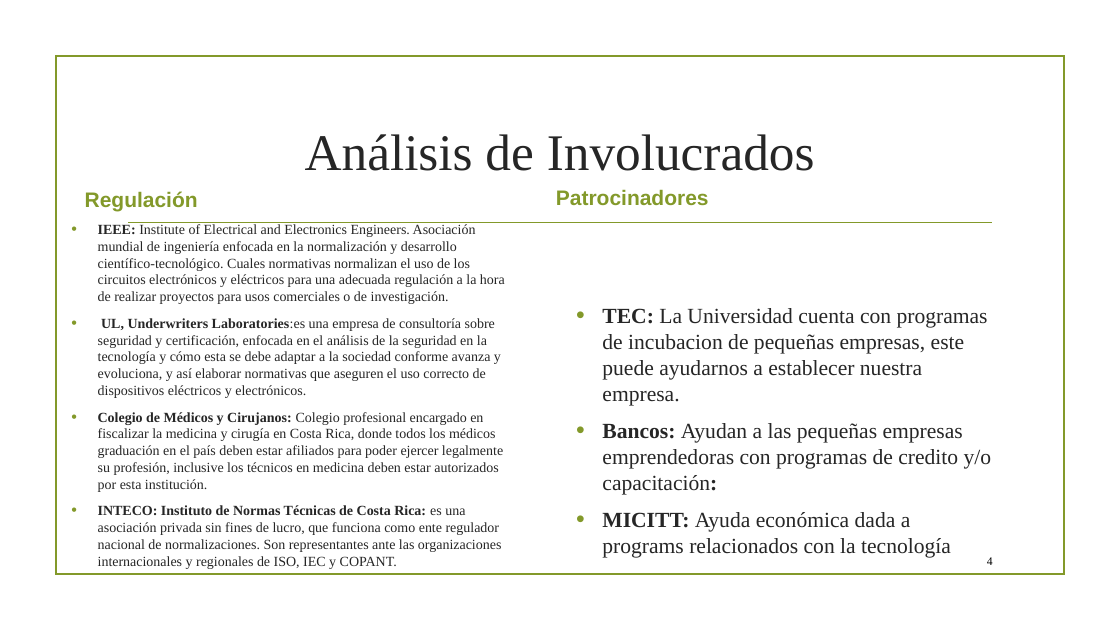
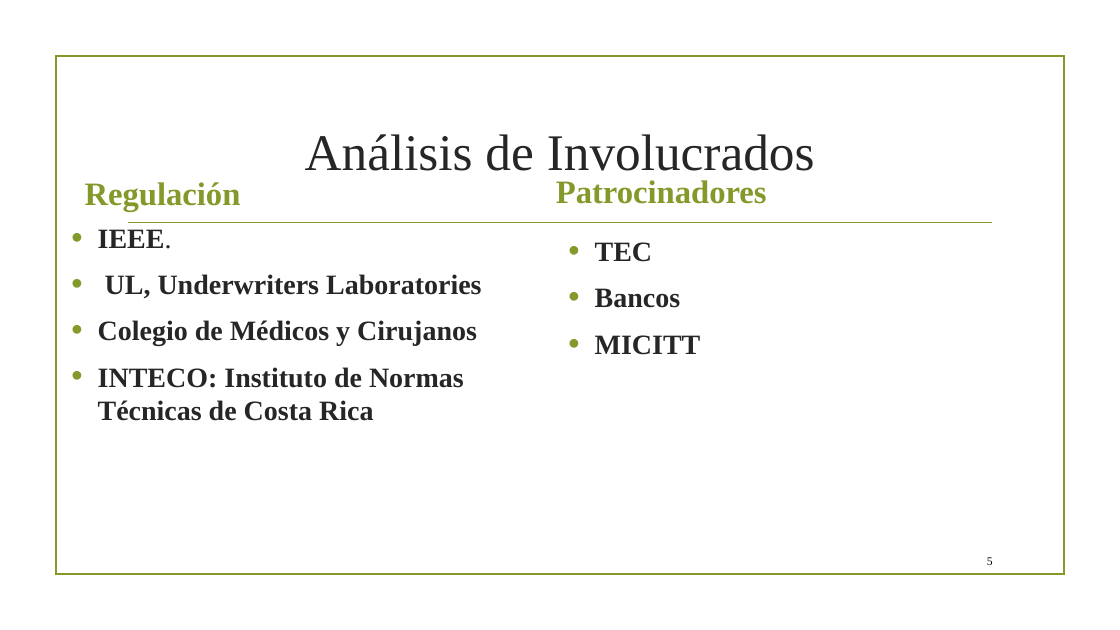
Before and after one commit to Angeloib98/BIATRONIC, a slide deck: slide 5 of Presentación Semana 2.pptx (slide 4 before the commit). Drawn at 1120x630 pixels with LibreOffice and Linux fonts; fonts in the diff are those of the drawing; background and template pictures are left out. Boxes give left, top, right and bottom in pixels: in the first picture for what was removed or moved away, otherwise in the second. Text is boxed around its words. In the diff, an @@ line names an element or a change of style, - is before the commit and + after.

```diff
--- a/Presentación Semana 2.pptx
+++ b/Presentación Semana 2.pptx
@@ text "Regulación" at [85, 182, 241, 211]: size 18 to 28 pt, font Arial to Times New Roman @@
@@ text "Patrocinadores" at [556, 180, 767, 204]: size 18 to 28 pt, font Arial to Times New Roman @@
@@ text at [98, 229, 481, 421]: text changed; size 12 to 24 pt; bold on @@
-• IEEE: Institute of Electrical and Electronics Engineers. Asociación mundial de ingeniería enfocada en la normalización y desarrollo científico-tecnológico. Cuales normativas normalizan el uso de los circuitos electrónicos y eléctricos para una adecuada regulación a la hora de realizar proyectos para usos comerciales o de investigación.
-• UL, Underwriters Laboratories:es una empresa de consultoría sobre seguridad y certificación, enfocada en el análisis de la seguridad en la tecnología y cómo esta se debe adaptar a la sociedad conforme avanza y evoluciona, y así elaborar normativas que aseguren el uso correcto de dispositivos eléctricos y electrónicos.
-• Colegio de Médicos y Cirujanos: Colegio profesional encargado en fiscalizar la medicina y cirugía en Costa Rica, donde todos los médicos graduación en el país deben estar afiliados para poder ejercer legalmente su profesión, inclusive los técnicos en medicina deben estar autorizados por esta institución.
-• INTECO: Instituto de Normas Técnicas de Costa Rica: es una asociación privada sin fines de lucro, que funciona como ente regulador nacional de normalizaciones. Son representantes ante las organizaciones internacionales y regionales de ISO, IEC y COPANT.
+• IEEE.
+• UL, Underwriters Laboratories
+• Colegio de Médicos y Cirujanos
+• INTECO: Instituto de Normas Técnicas de Costa Rica
@@ text at [595, 242, 701, 355]: text changed; size 18.5 to 24 pt; bold on @@
-• TEC: La Universidad cuenta con programas de incubacion de pequeñas empresas, este puede ayudarnos a establecer nuestra empresa.
-• Bancos: Ayudan a las pequeñas empresas emprendedoras con programas de credito y/o capacitación:
-• MICITT: Ayuda económica dada a programs relacionados con la tecnología
+• TEC
+• Bancos
+• MICITT
@@ page number at [987, 557, 993, 565]: text changed @@
-4
+5
```
Also in this commit, not shown: 5 other slides changed, 6 slides added, 2 slides removed.
